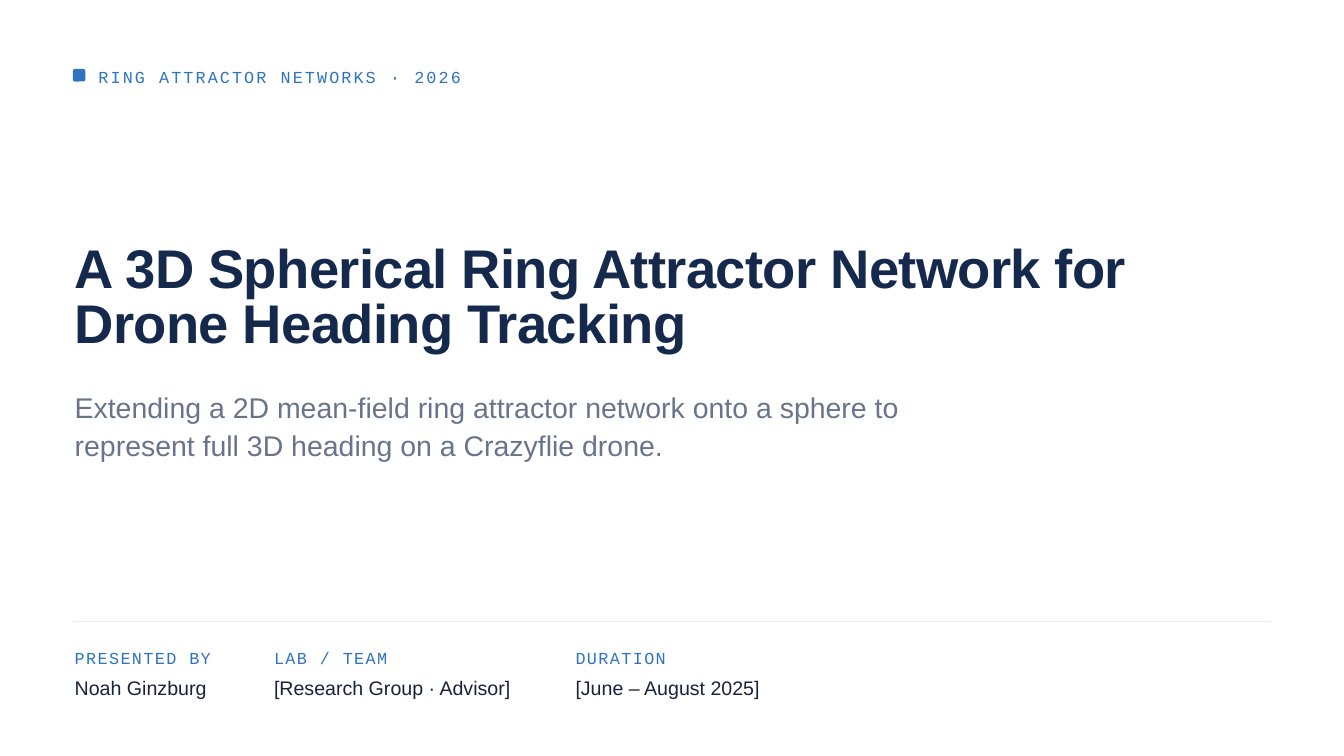
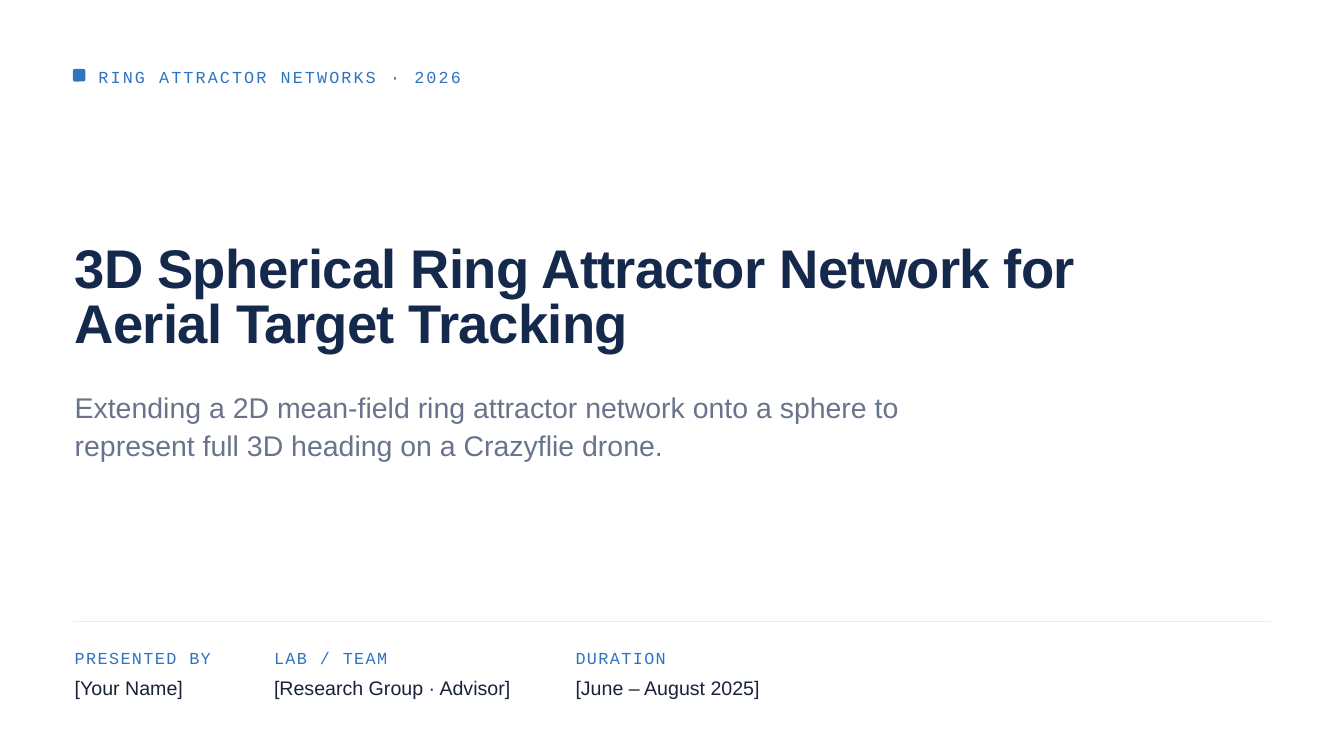
Before and after one commit to noah-ginzburg/RANController, a slide deck: slide 1 of RAN/RAN_Progress/Research_internship_presentation.odp. Drawn at 1344x756 pixels with LibreOffice and Linux fonts; fonts in the diff are those of the drawing. Boxes give left, top, right and bottom in pixels: in the first picture for what was removed or moved away, otherwise in the second. Text is boxed around its words. In the diff, an @@ line names an element or a change of style, - is before the commit and + after.

```diff
--- a/RAN/RAN_Progress/Research_internship_presentation.odp
+++ b/RAN/RAN_Progress/Research_internship_presentation.odp
@@ text at (x1=75, y1=248, x2=1075, y2=354): text changed @@
-A 3D Spherical Ring Attractor Network for Drone Heading Tracking
+3D Spherical Ring Attractor Network for Aerial Target Tracking
@@ text at (x1=75, y1=680, x2=183, y2=699): text changed @@
-Noah Ginzburg
+[Your Name]
```
Also in this commit, not shown: 8 other slides changed, 1 slide added, 2 slides removed, 9 other files.
